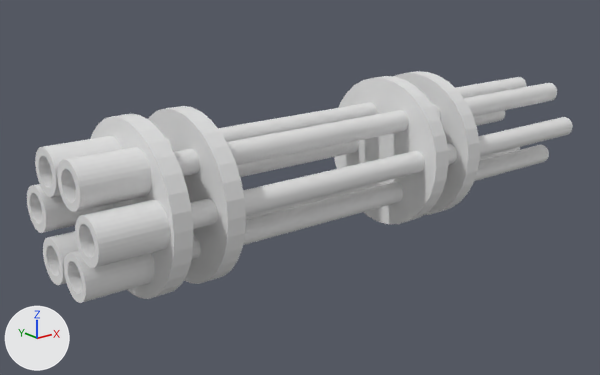
An edit to the OBJ model projects/resources/Boss/BossGunL/BossGunL.obj, drawn before and after from the same camera.
One viewpoint serves both versions: a 50 mm lens placed at (-17.13, -4.19, 9.49), pointed at (-7.7, 7.59, 4.78). Every picture has the same lights, and +X, +Y and +Z are marked at lower left. Where no turn or scale is listed for an object, it has been applied to the vertices.
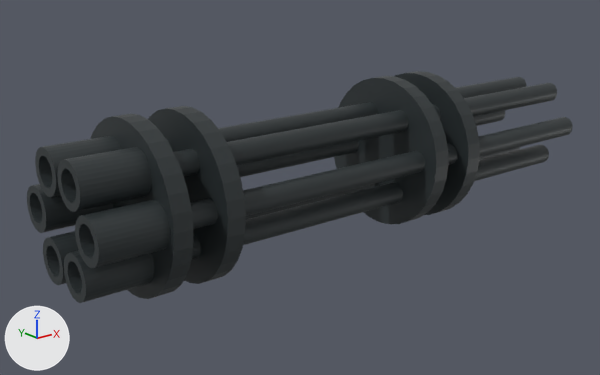
The newer file is also turned or shifted as a whole; pictures and numbers use the older file's frame.

Location of each change, [x1, y1, x2, y2] in pixels of the pictures (600 x 375 px):
'Cylinder.009', recoloured (grey to black): [27, 71, 573, 303] in both

Edits to the bpy script that builds the scene:
```text
Add img_test02_png:
    img_test02_png = load_image('test02.png', 'test02.png', 1024, 1024, 'sRGB')
Add mat_マテリアル_006:
    mat_マテリアル_006 = principled_material('マテリアル.006')
    mat_マテリアル_006.texture = img_test02_png
Change me_cylinder_009:
    where me_cylinder_009.from_pydata(...)  # 2589 vertices, 5234 faces; spans x -12.64..-1.3, y 5.74..8.66, z 3.81..6.73
    add me_cylinder_009.materials.append(mat_マテリアル_006)  # picture img_test02_png
```
